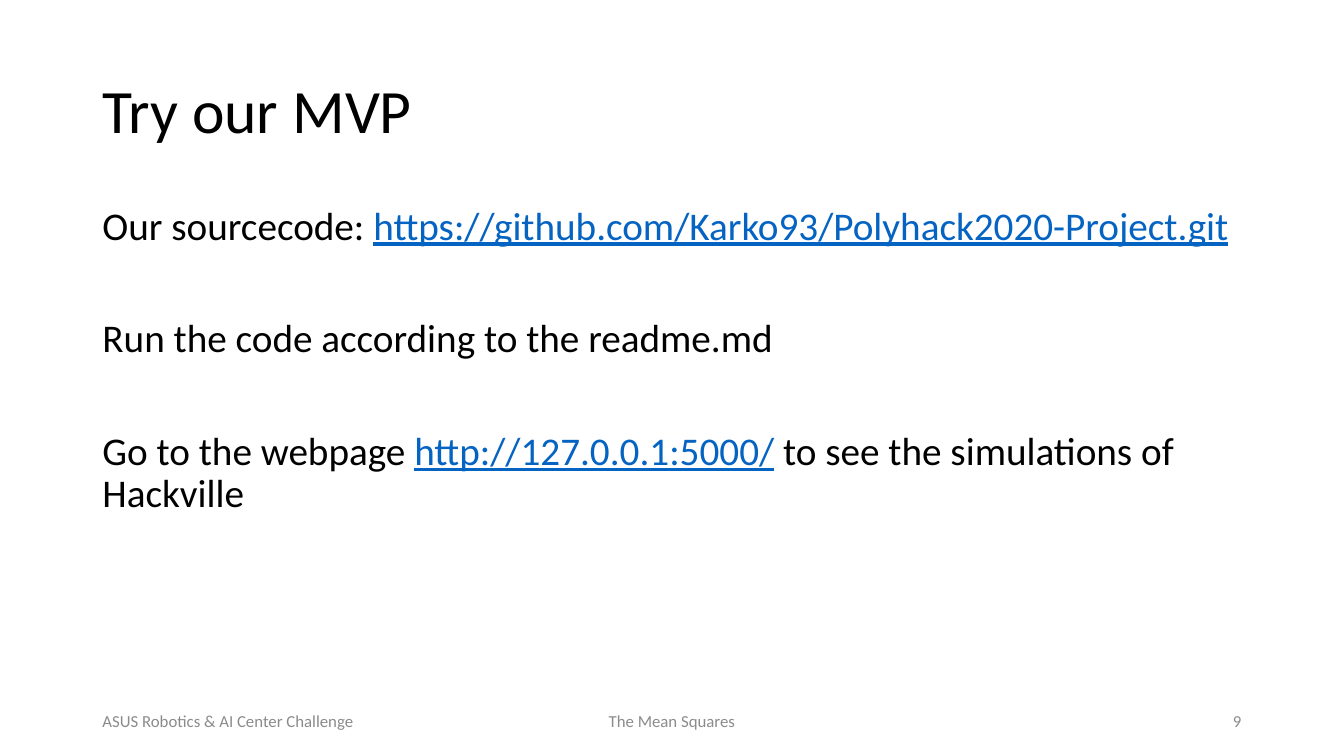
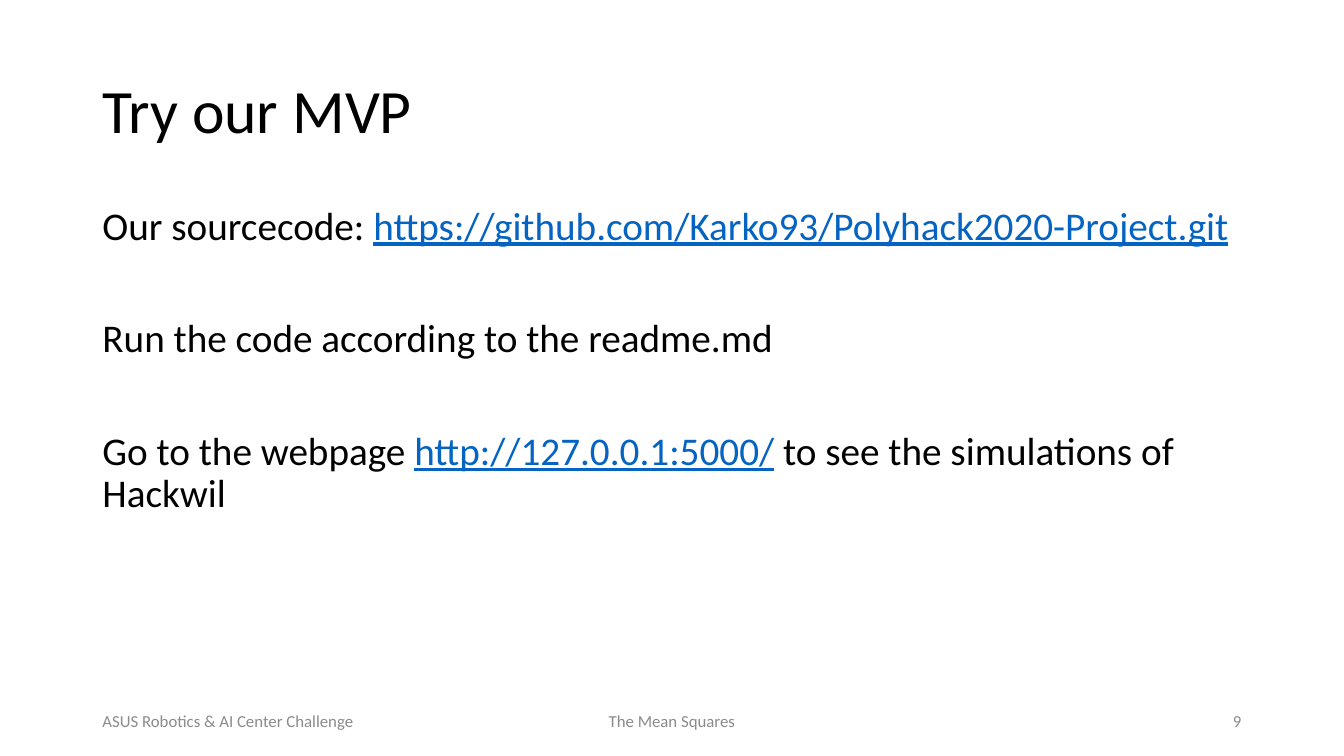
Before and after one commit to Karko93/Polyhack2020-Project, a slide deck: slide 9 of Documents/TheMeanSquares_ASUSChallenge.pptx. Drawn at 1344x756 pixels with LibreOffice and Linux fonts; fonts in the diff are those of the drawing; background and template pictures are left out. Boxes give left, top, right and bottom in pixels: in the first picture for what was removed or moved away, otherwise in the second. Text is boxed around its words. In the diff, an @@ line names an element or a change of style, - is before the commit and + after.

```diff
--- a/Documents/TheMeanSquares_ASUSChallenge.pptx
+++ b/Documents/TheMeanSquares_ASUSChallenge.pptx
@@ text at (x1=102, y1=437, x2=1174, y2=508): text changed @@
-Go to the webpage http://127.0.0.1:5000/ to see the simulations of Hackville
+Go to the webpage http://127.0.0.1:5000/ to see the simulations of Hackwil
```
Also in this commit, not shown: 3 other slides changed, 1 other file.
